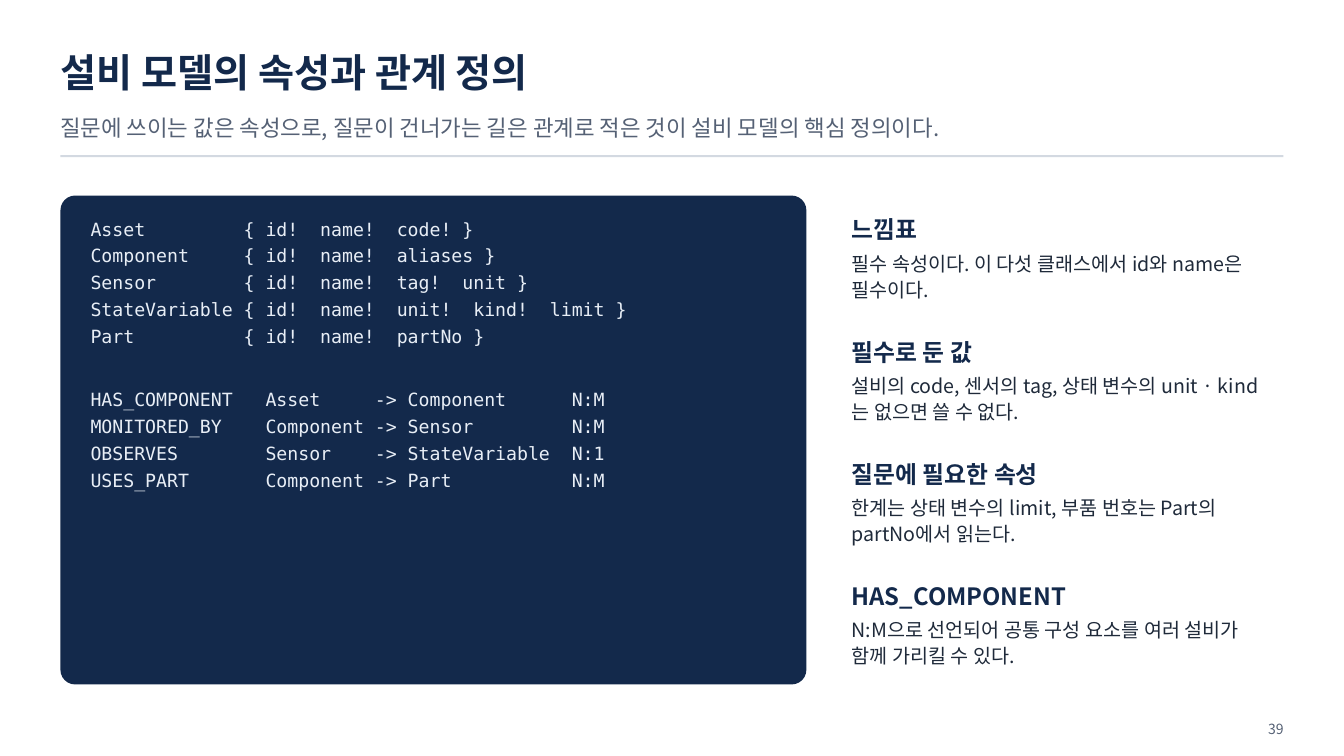
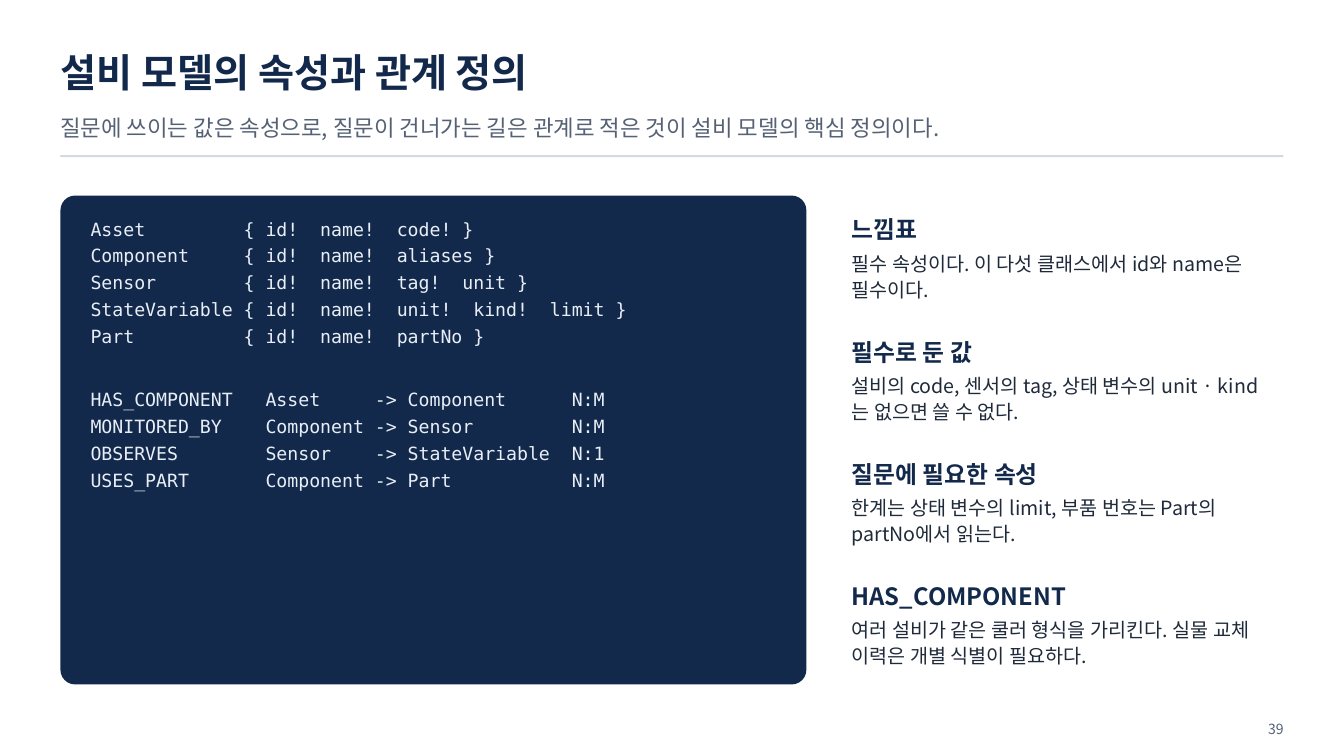
Before and after one commit to uengine-oss/hyd-iot-edu, a slide deck: slide 39 of workspace/강의제작/산출물/통합반/이론/02회차/통합반_02일차.pptx. Drawn at 1344x756 pixels with LibreOffice and Linux fonts; fonts in the diff are those of the drawing. Boxes give left, top, right and bottom in pixels: in the first picture for what was removed or moved away, otherwise in the second. Text is boxed around its words. In the diff, an @@ line names an element or a change of style, - is before the commit and + after.

```diff
--- a/workspace/강의제작/산출물/통합반/이론/02회차/통합반_02일차.pptx
+++ b/workspace/강의제작/산출물/통합반/이론/02회차/통합반_02일차.pptx
@@ text at (852,620,1249,665): text changed @@
-N:M으로 선언되어 공통 구성 요소를 여러 설비가 함께 가리킬 수 있다.
+여러 설비가 같은 쿨러 형식을 가리킨다. 실물 교체 이력은 개별 식별이 필요하다.
```
Also in this commit, not shown: 6 other slides changed, 17 other files.
